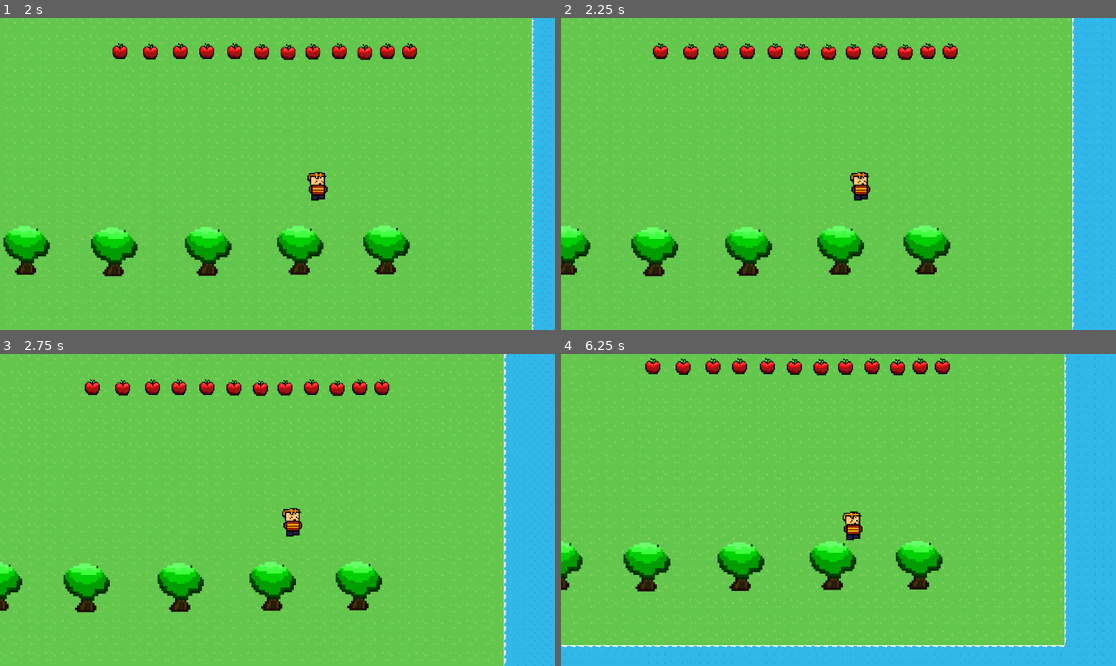
Above: before the commit, frames 1-4 (two rows, left to right).
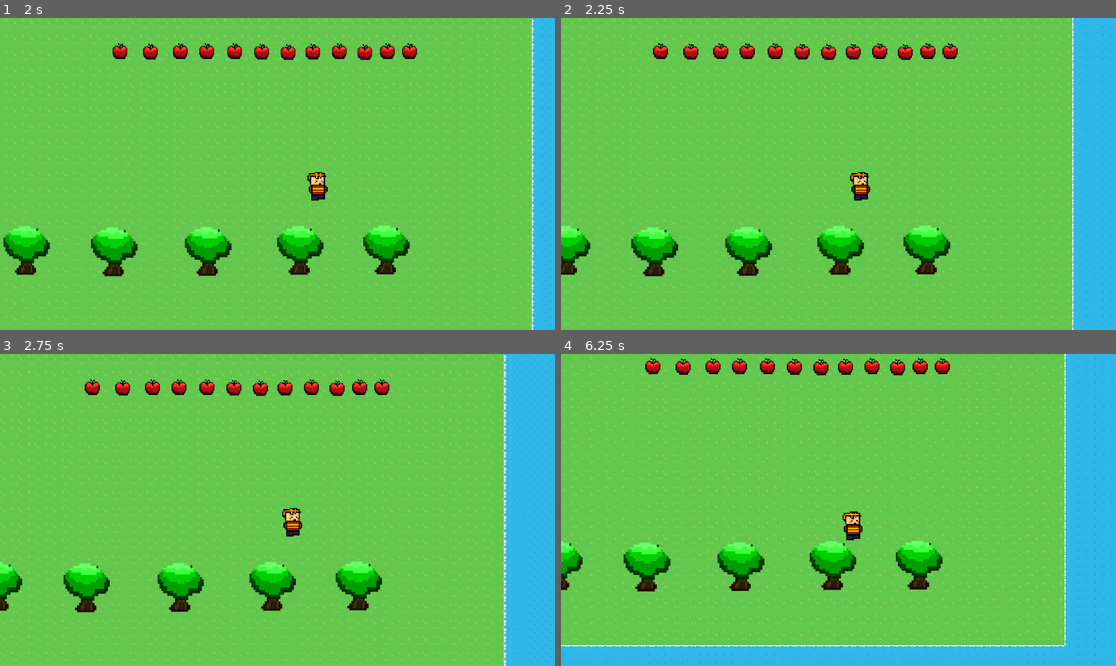
Above: after the commit, the same moments.

Repository: KevinDeJesus07/Eco-Survivor
Game: Godot game, scene res://scenes/main/MainMenu.tscn
Two runs of this game, one before a commit and one after it. Both use one fixed random seed, a clock stepped at 60 frames per second and the inputs below.
Inputs (mouse positions are in pixels of both pictures, inside the frame that each line leads up to):
- Up to frame 1 (2 s): click "Jugar" at 0.5 s; tap Enter at 1.25 s; move the mouse to (399, 158) at 1.27 s; hold D (move_right) from 1.28 s (still down); click (399, 158) at 1.42 s
- Up to frame 2 (2.25 s): release D (move_right) at 2 s; drag from (727, 189) to (683, 52) at 2.02 s
- Up to frame 3 (2.75 s): no input
- Up to frame 4 (6.25 s): move the mouse to (894, 441) at 2.77 s; hold D (move_right) 2.78-3.5 s; drag from (810, 572) to (605, 388) at 3.52 s; move the mouse to (1005, 556) at 4.27 s; hold A (move_left) 4.28-5 s; drag from (672, 463) to (683, 388) at 5.02 s; move the mouse to (866, 510) at 5.77 s; hold S (move_down) from 5.78 s (still down); click (866, 510) at 5.92 s

Frame 1 is identical in both runs. In frame 2, 0.2% of the frame differs, in the area x 92-93%, y 0-100%; in frame 3, 0.2%; in frame 4, 0.5%, in the area x 0-92%, y 0-94%.

Commit message:
cambios en el mapa

Diff:
--- a/assets/art/tilesets/mundo.tres
+++ b/assets/art/tilesets/mundo.tres
@@ -1592,6 +1592,7 @@
 2:2/0 = 0
 3:2/0 = 0
 0:0/animation_columns = 4
+0:0/animation_speed = 5.0
 0:0/animation_frame_0/duration = 1.0
 0:0/animation_frame_1/duration = 1.0
 0:0/animation_frame_2/duration = 1.0
